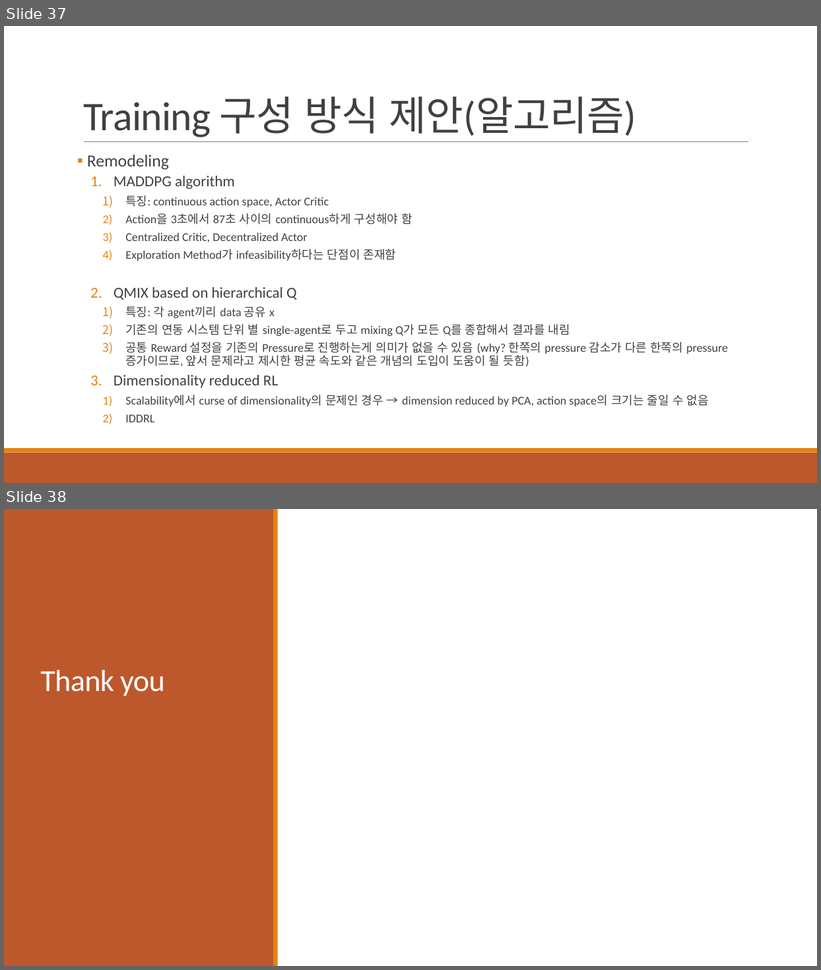
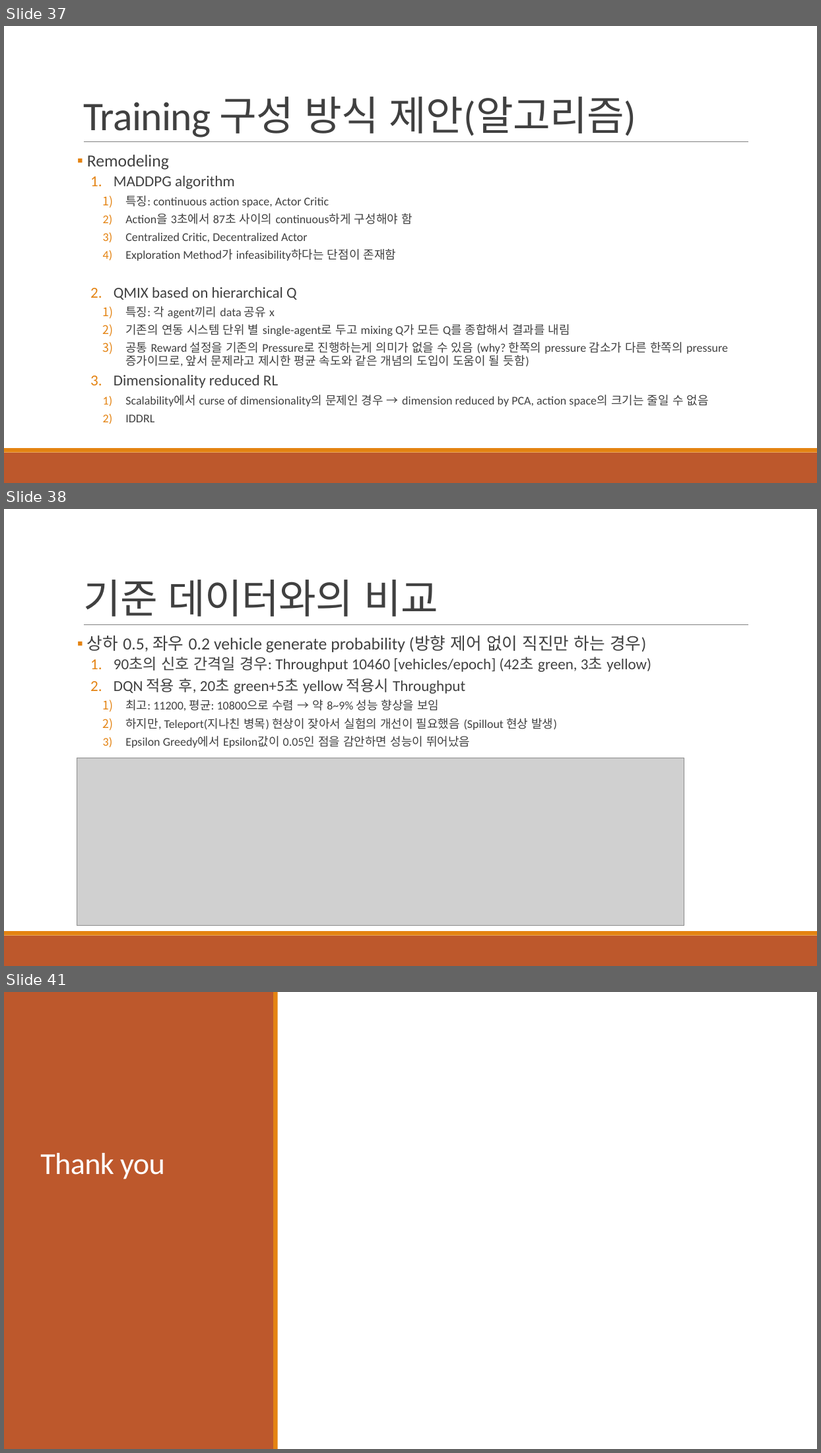
Before and after one commit to 3neutronstar/traffic-optimization_RL, a slide deck: 1st_Seminar(강민수).pptx. Shown one above the other, each under a label of ours: slides 37 and 38 before the commit, slides 37, 38 and 41 after it; the slides between them are not shown. The pictures are 821x970 and 821x1453 pixels, drawn with LibreOffice and Linux fonts; fonts in the diff are those of the drawing; grey boxes stand for pictures. Boxes give left, top, right and bottom in pixels: in the first picture for what was removed or moved away, otherwise in the second. Text is boxed around its words. In the diff, an @@ line names an element or a change of style, - is before the commit and + after.

```diff
--- a/1st_Seminar(강민수).pptx
+++ b/1st_Seminar(강민수).pptx
@@ slide 38 added at box(4, 509, 817, 966), background #FFFFFF; not listed: 3 template elements that a slide beside it also shows @@
@@ title added at box(83, 580, 438, 617), 48 pt, text #404040 @@
+기준 데이터와의 비교
@@ text added at box(87, 635, 651, 748), 14 pt, text #404040 @@
+▪ 상하 0.5, 좌우 0.2 vehicle generate probability (방향 제어 없이 직진만 하는 경우)
+  1. 90초의 신호 간격일 경우: Throughput 10460 [vehicles/epoch] (42초 green, 3초 yellow)
+  2. DQN 적용 후, 20초 green+5초 yellow 적용시 Throughput
+    1) 최고: 11200, 평균: 10800으로 수렴 → 약 8~9% 성능 향상을 보임
+    2) 하지만, Teleport(지나친 병목) 현상이 잦아서 실험의 개선이 필요했음 (Spillout 현상 발생)
+    3) Epsilon Greedy에서 Epsilon값이 0.05인 점을 감안하면 성능이 뛰어났음
@@ picture added at box(77, 758, 684, 925) @@
@@ what was slide 38 is now slide 41 @@
```
Also in this commit, not shown: 2 other slides added, 5 other files.
